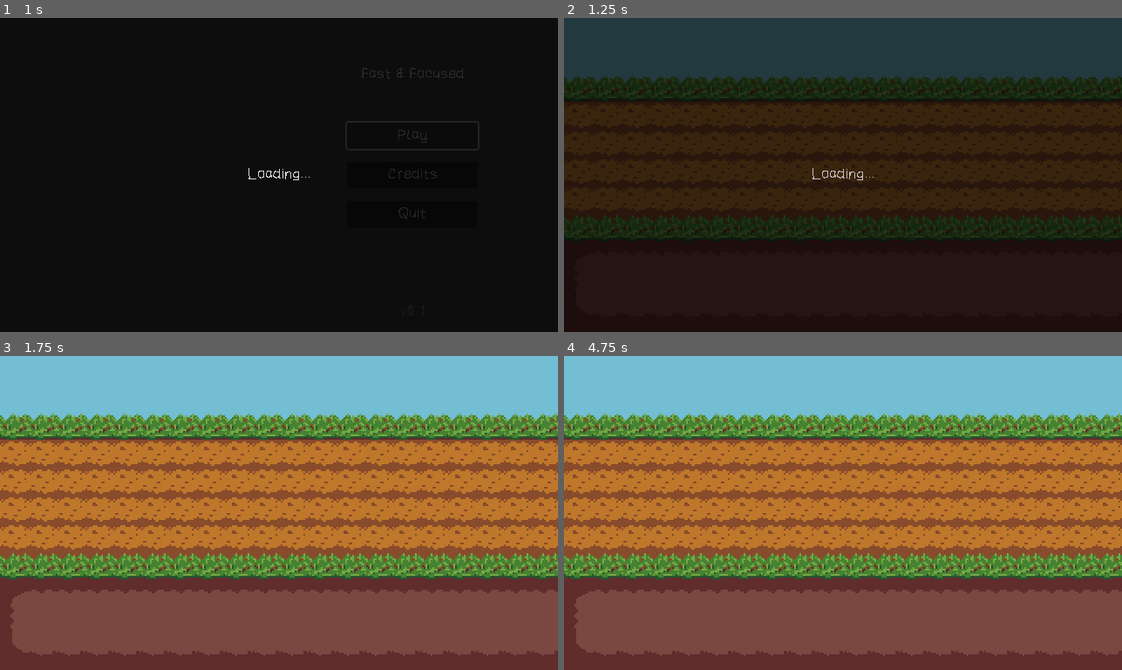
Above: before the commit, frames 1-4 (two rows, left to right).
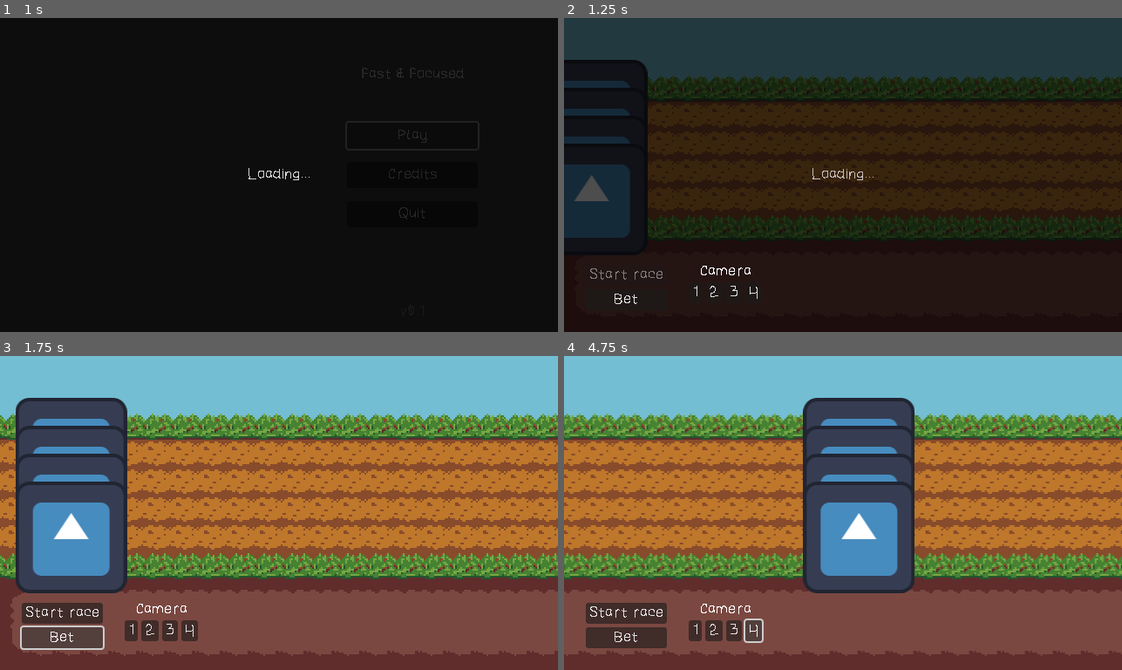
Above: after the commit, the same moments.

Repository: jame581/FastAndFocused
Game: Godot game, scene res://maps/main_menu.tscn
Same seed, same stepped clock (60 frames per second), same inputs: the game is played once before the commit and once after it. The engine's default icon, where the game draws it, is replaced by a stand-in: a white triangle on a blue panel in a dark square.
Inputs (mouse positions are in pixels of both pictures, inside the frame that each line leads up to):
- Up to frame 1 (1 s): click "Play" at 0.5 s
- Up to frame 2 (1.25 s): no input
- Up to frame 3 (1.75 s): click (61, 638) at 1.25 s, where only the run after the commit has a clickable "Bet"
- Up to frame 4 (4.75 s): click (697, 632) at 2 s, where only the run after the commit has a clickable "1"; click (714, 632) at 2.75 s, where only the run after the commit has a clickable "2"; click (731, 632) at 3.5 s, where only the run after the commit has a clickable "3"; click (753, 632) at 4.25 s, where only the run after the commit has a clickable "4"

Frame 1 is identical in both runs. In frame 2, 8.2% of the frame differs, in the area x 0-35%, y 13-92%; in frame 3, 15%; in frame 4, 31%, in the area x 0-100%, y 13-96%.

Commit message:
Implement race level and UI setup with animal spawning and camera controls

Diff:
--- a/source/maps/race_level.tscn
+++ b/source/maps/race_level.tscn
@@ -1,10 +1,13 @@
-[gd_scene load_steps=3 format=4 uid="uid://cdbkg4q3myof1"]
+[gd_scene load_steps=5 format=4 uid="uid://cdbkg4q3myof1"]
 
 [ext_resource type="Script" uid="uid://drnanpfm6g4lr" path="res://scripts/game/race_level.gd" id="1_0cdes"]
 [ext_resource type="TileSet" uid="uid://bawc2msg3cb35" path="res://resources/race_tileset.tres" id="1_x16n8"]
+[ext_resource type="PackedScene" uid="uid://byyvyp1a0oe30" path="res://scenes/animal.tscn" id="2_eo7ug"]
+[ext_resource type="PackedScene" uid="uid://dt472oed537f2" path="res://scenes/ui/race_ui.tscn" id="4_rk0xo"]
 
 [node name="RaceLevel" type="Node2D"]
 script = ExtResource("1_0cdes")
+animals = Array[PackedScene]([ExtResource("2_eo7ug"), ExtResource("2_eo7ug"), ExtResource("2_eo7ug")])
 
 [node name="TileMaps" type="Node2D" parent="."]
 
@@ -18,3 +21,35 @@
 
 [node name="Camera2D" type="Camera2D" parent="."]
 anchor_mode = 0
+limit_left = 0
+limit_top = 0
+limit_right = 1920
+limit_bottom = 360
+position_smoothing_enabled = true
+
+[node name="StartPoints" type="Node2D" parent="."]
+
+[node name="Position1" type="Node2D" parent="StartPoints"]
+position = Vector2(15, 112)
+
+[node name="Position2" type="Node2D" parent="StartPoints"]
+position = Vector2(15, 144)
+
+[node name="Position3" type="Node2D" parent="StartPoints"]
+position = Vector2(15, 176)
+
+[node name="Position4" type="Node2D" parent="StartPoints"]
+position = Vector2(15, 208)
+
+[node name="Animals" type="Node2D" parent="."]
+
+[node name="UI" type="CanvasLayer" parent="."]
+layer = 128
+
+[node name="RaceUI" parent="UI" instance=ExtResource("4_rk0xo")]
+anchors_preset = 12
+anchor_top = 1.0
+offset_top = -74.0
+grow_vertical = 0
+
+[node name="RemoteTransform2D" type="RemoteTransform2D" parent="."]
--- /dev/null
+++ b/source/scenes/ui/race_ui.tscn
@@ -0,0 +1,98 @@
+[gd_scene load_steps=10 format=3 uid="uid://dt472oed537f2"]
+
+[ext_resource type="Script" uid="uid://bhimsfnru32fe" path="res://scripts/ui/race_ui.gd" id="1_5wmyy"]
+
+[sub_resource type="InputEventKey" id="InputEventKey_5wmyy"]
+device = -1
+keycode = 49
+unicode = 49
+
+[sub_resource type="Shortcut" id="Shortcut_c0jjy"]
+events = [SubResource("InputEventKey_5wmyy")]
+
+[sub_resource type="InputEventKey" id="InputEventKey_c0jjy"]
+device = -1
+keycode = 50
+unicode = 50
+
+[sub_resource type="Shortcut" id="Shortcut_n3tj2"]
+events = [SubResource("InputEventKey_c0jjy")]
+
+[sub_resource type="InputEventKey" id="InputEventKey_n3tj2"]
+device = -1
+keycode = 51
+unicode = 51
+
+[sub_resource type="Shortcut" id="Shortcut_75s7m"]
+events = [SubResource("InputEventKey_n3tj2")]
+
+[sub_resource type="InputEventKey" id="InputEventKey_kxtid"]
+device = -1
+keycode = 52
+unicode = 52
+
+[sub_resource type="Shortcut" id="Shortcut_x2gyh"]
+events = [SubResource("InputEventKey_kxtid")]
+
+[node name="RaceUI" type="MarginContainer"]
+anchors_preset = 15
+anchor_right = 1.0
+anchor_bottom = 1.0
+grow_horizontal = 2
+grow_vertical = 2
+theme_override_constants/margin_left = 25
+theme_override_constants/margin_top = 25
+theme_override_constants/margin_right = 25
+theme_override_constants/margin_bottom = 25
+script = ExtResource("1_5wmyy")
+
+[node name="HBoxContainer" type="HBoxContainer" parent="."]
+layout_mode = 2
+size_flags_horizontal = 0
+size_flags_vertical = 6
+theme_override_constants/separation = 25
+
+[node name="ButtonsContainer" type="VBoxContainer" parent="HBoxContainer"]
+layout_mode = 2
+size_flags_vertical = 4
+
+[node name="StartRaceButton" type="Button" parent="HBoxContainer/ButtonsContainer"]
+layout_mode = 2
+text = "Start race"
+
+[node name="BetButton" type="Button" parent="HBoxContainer/ButtonsContainer"]
+layout_mode = 2
+text = "Bet"
+
+[node name="CameraSwitchContainer" type="VBoxContainer" parent="HBoxContainer"]
+layout_mode = 2
+
+[node name="SwitchCameraLabel" type="Label" parent="HBoxContainer/CameraSwitchContainer"]
+layout_mode = 2
+text = "Camera"
+horizontal_alignment = 1
+vertical_alignment = 1
+
+[node name="HBoxContainer" type="HBoxContainer" parent="HBoxContainer/CameraSwitchContainer"]
+layout_mode = 2
+
+[node name="Animal1Button" type="Button" parent="HBoxContainer/CameraSwitchContainer/HBoxContainer"]
+layout_mode = 2
+shortcut = SubResource("Shortcut_c0jjy")
+text = "1"
+
+[node name="Animal2Button" type="Button" parent="HBoxContainer/CameraSwitchContainer/HBoxContainer"]
+layout_mode = 2
+shortcut = SubResource("Shortcut_n3tj2")
+text = "2"
+
+[node name="Animal3Button" type="Button" parent="HBoxContainer/CameraSwitchContainer/HBoxContainer"]
+layout_mode = 2
+shortcut = SubResource("Shortcut_75s7m")
+text = "3"
+
+[node name="Animal4Button" type="Button" parent="HBoxContainer/CameraSwitchContainer/HBoxContainer"]
+layout_mode = 2
+shortcut = SubResource("Shortcut_x2gyh")
+text = "4
+"
--- a/source/scripts/autoloads/signal_bus.gd
+++ b/source/scripts/autoloads/signal_bus.gd
@@ -6,5 +6,7 @@
 signal map_loaded(map_name: Constants.GameScenes)
 
 # Race signals
+signal race_init()
 signal race_started()
 signal race_finished(winner: String)
+signal race_camera_switch(animal_index: int)
--- a/source/scripts/game/race_level.gd
+++ b/source/scripts/game/race_level.gd
@@ -1 +1,62 @@
 extends Node2D
+
+@export_category("Race Settings")
+@export var animals: Array[PackedScene]
+
+
+@onready var start_points_parent: Node2D = $StartPoints
+@onready var animals_node: Node2D = $Animals
+@onready var camera: Camera2D = $Camera2D
+
+# Local variables
+var start_points: Array[Node2D]
+var target_animal: Node2D
+
+func _ready() -> void:
+	# Initialize start points
+	start_points = []
+
+	# Find all start points in the scene
+	for child in start_points_parent.get_children():
+		if child is Node2D:
+			start_points.append(child)
+
+	# Ensure there are start points available
+	if start_points.size() == 0:
+		push_error("No start points found")
+	else:
+		spawn_animals_to_spawn_points()
+
+	if animals_node.get_child_count() > 0:
+		target_animal = animals_node.get_child(0)
+
+	SignalBus.race_init.emit()
+
+	# Connect the switch camera
+	SignalBus.race_camera_switch.connect(_on_camera_switch)
+
+func _process(_delta: float) -> void:
+	# Update camera position to follow the target animal and keep it in view
+	if target_animal:
+		camera.position.x = target_animal.position.x - (camera.get_viewport_rect().size.x / 2)
+
+
+func spawn_animals_to_spawn_points() -> void:
+	# Spawn animals at the start points
+	if start_points.size() == 0:
+		push_error("No start points available to spawn animals")
+
+	for i in range(start_points.size()):
+		var animal_scene = animals[i % animals.size()]
+		var animal_instance = animal_scene.instantiate()
+		animal_instance.position = start_points[i].position
+		animals_node.add_child(animal_instance)
+
+func _on_camera_switch(animal_index: int) -> void:
+	# Switch camera to the specified animal
+	if animal_index < 0 or animal_index >= animals_node.get_child_count():
+		push_error("Invalid animal index for camera switch: ", animal_index)
+		return
+
+	target_animal = animals_node.get_child(animal_index)
+	print("Camera switched to animal at index: ", animal_index)
--- /dev/null
+++ b/source/scripts/ui/race_ui.gd
@@ -0,0 +1,53 @@
+extends MarginContainer
+
+@onready var start_button: Button = $HBoxContainer/ButtonsContainer/StartRaceButton
+@onready var bet_button: Button = $HBoxContainer/ButtonsContainer/BetButton
+
+@onready var camera_switch_1: Button = $HBoxContainer/CameraSwitchContainer/HBoxContainer/Animal1Button
+@onready var camera_switch_2: Button = $HBoxContainer/CameraSwitchContainer/HBoxContainer/Animal2Button
+@onready var camera_switch_3: Button = $HBoxContainer/CameraSwitchContainer/HBoxContainer/Animal3Button
+@onready var camera_switch_4: Button = $HBoxContainer/CameraSwitchContainer/HBoxContainer/Animal4Button
+
+var ready_to_start: bool = false
+
+func _ready() -> void:
+
+	set_ready_to_start(false)
+
+	# Connect button signals
+	start_button.pressed.connect(_on_start_button_pressed)
+	bet_button.pressed.connect(_on_bet_button_pressed)
+
+	# Connect camera switch signals
+	camera_switch_1.pressed.connect(_on_camera_switch_1_pressed)
+	camera_switch_2.pressed.connect(_on_camera_switch_2_pressed)
+	camera_switch_3.pressed.connect(_on_camera_switch_3_pressed)
+	camera_switch_4.pressed.connect(_on_camera_switch_4_pressed)
+
+	print("UI ready")
+
+
+func _on_start_button_pressed() -> void:
+	print("Start Race button pressed")
+	SignalBus.race_started.emit()
+
+func _on_bet_button_pressed() -> void:
+	print("Bet button pressed")
+	set_ready_to_start(true)
+	# TODO: Implement betting logic here
+
+func set_ready_to_start(value: bool) -> void:
+	ready_to_start = value
+	start_button.disabled = not value
+
+func _on_camera_switch_1_pressed() -> void:
+	SignalBus.race_camera_switch.emit(0)
+
+func _on_camera_switch_2_pressed() -> void:
+	SignalBus.race_camera_switch.emit(1)
+
+func _on_camera_switch_3_pressed() -> void:
+	SignalBus.race_camera_switch.emit(2)
+
+func _on_camera_switch_4_pressed() -> void:
+	SignalBus.race_camera_switch.emit(3)
Not shown, added: source/scripts/ui/race_ui.gd.uid
